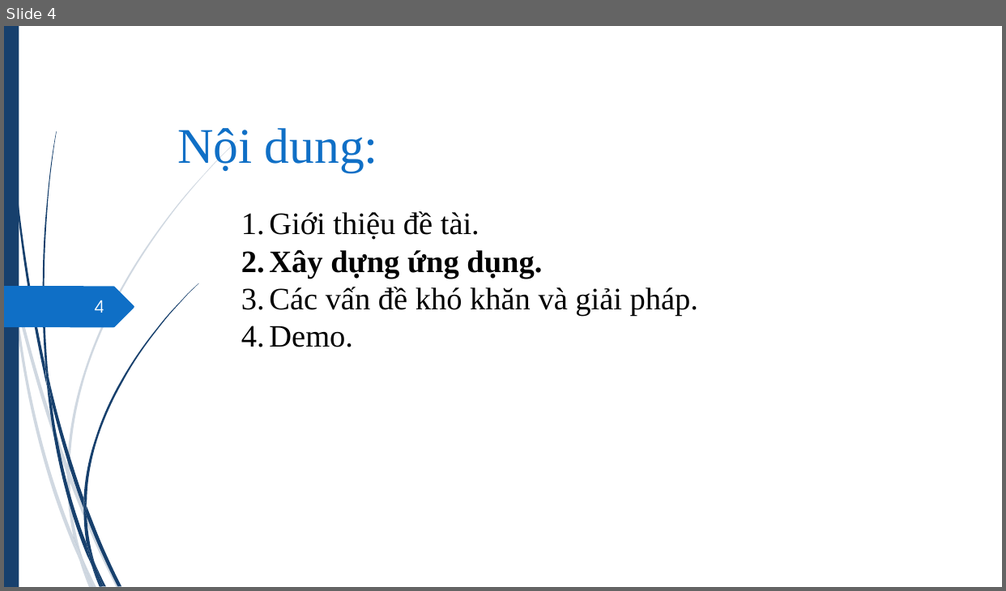
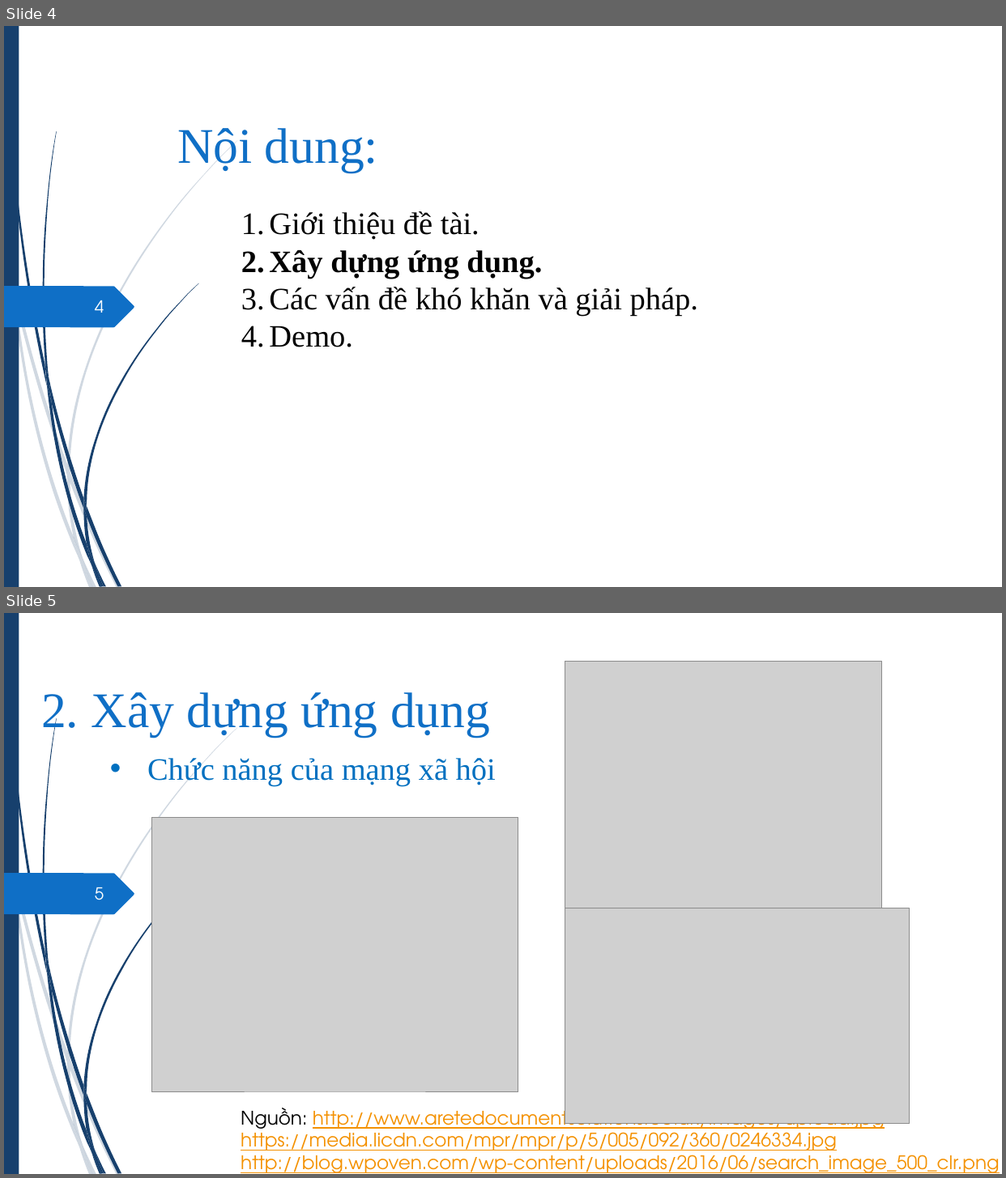
Before and after one commit to hvngoc/Presentation, a slide deck: slide 2.pptx. Shown one above the other, each under a label of ours: slide 4 before the commit, slides 4 and 5 after it. The pictures are 1006x591 and 1006x1178 pixels, drawn with LibreOffice and Linux fonts; fonts in the diff are those of the drawing; grey boxes stand for pictures. Boxes give left, top, right and bottom in pixels: in the first picture for what was removed or moved away, otherwise in the second. Text is boxed around its words. In the diff, an @@ line names an element or a change of style, - is before the commit and + after.

```diff
--- a/slide 2.pptx
+++ b/slide 2.pptx
@@ slide 5 added at <box>4,613,1002,1174</box>, background #FFFFFF; not listed: 24 template elements that a slide beside it also shows @@
@@ picture added at <box>565,662,881,917</box> @@
@@ title added at <box>41,692,490,737</box>, 48 pt, text #0F6FC6 @@
+2. Xây dựng ứng dụng
@@ text added at <box>147,756,496,786</box>, 30 pt, text #0070C0 @@
+• Chức năng của mạng xã hội
@@ picture added at <box>151,817,518,1092</box> @@
@@ page number added at <box>95,888,104,901</box>, 16 pt, text #FEFFFF @@
+5
@@ picture added at <box>565,909,909,1124</box> @@
@@ text added at <box>241,1105,999,1174</box>, 18 pt, text #F49100, underline @@
+Nguồn: http://www.aretedocumentsolutions.co.uk/images/upload.jpg
+https://media.licdn.com/mpr/mpr/p/5/005/092/360/0246334.jpg
+http://blog.wpoven.com/wp-content/uploads/2016/06/search_image_500_clr.png
```
Also in this commit, not shown: 1 slide changed.
